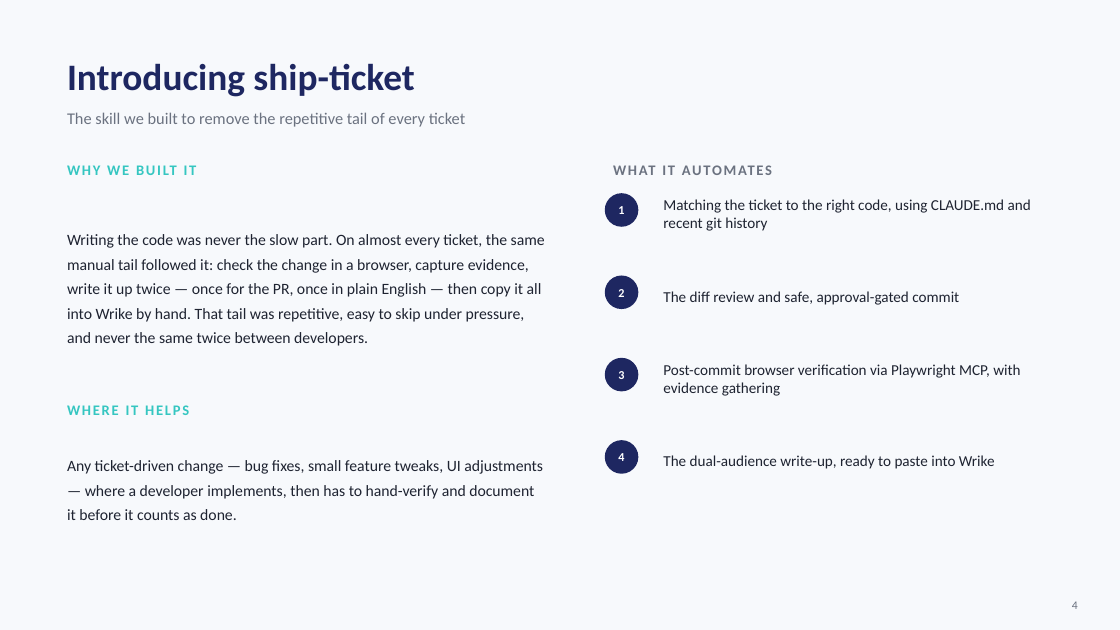
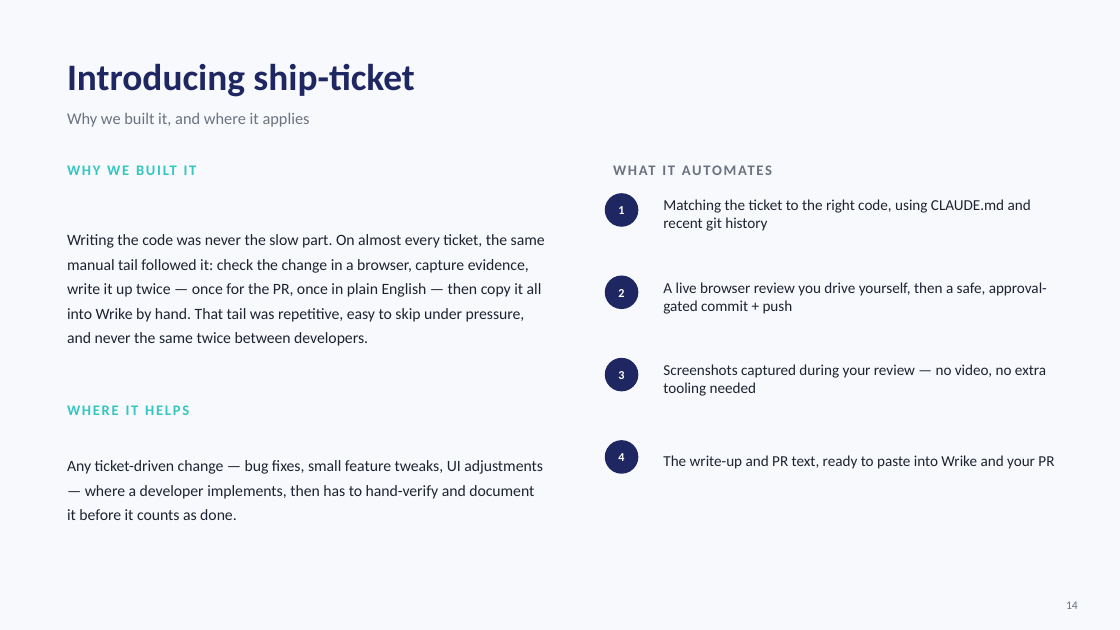
Before and after one commit to RedefineVishw/Demo-Project, a slide deck: slide 14 of ship-ticket-demo.pptx (slide 4 before the commit). Drawn at 1120x630 pixels with LibreOffice and Linux fonts; fonts in the diff are those of the drawing. Boxes give left, top, right and bottom in pixels: in the first picture for what was removed or moved away, otherwise in the second. Text is boxed around its words. In the diff, an @@ line names an element or a change of style, - is before the commit and + after.

```diff
--- a/ship-ticket-demo.pptx
+++ b/ship-ticket-demo.pptx
@@ text at (67,112,310,127): text changed @@
-The skill we built to remove the repetitive tail of every ticket
+Why we built it, and where it applies
@@ text at (663,282,1047,314): text changed @@
-The diff review and safe, approval-gated commit
+A live browser review you drive yourself, then a safe, approval-gated commit + push
@@ text at (663,364,1046,396): text changed @@
-Post-commit browser verification via Playwright MCP, with evidence gathering
+Screenshots captured during your review — no video, no extra tooling needed
@@ text at (663,455,1054,469): text changed @@
-The dual-audience write-up, ready to paste into Wrike
+The write-up and PR text, ready to paste into Wrike and your PR
@@ text at (1066,601,1078,609): text changed @@
-4
+14
```
Also in this commit, not shown: 14 other slides changed, 5 slides added, 2 slides removed, 5 other files.
